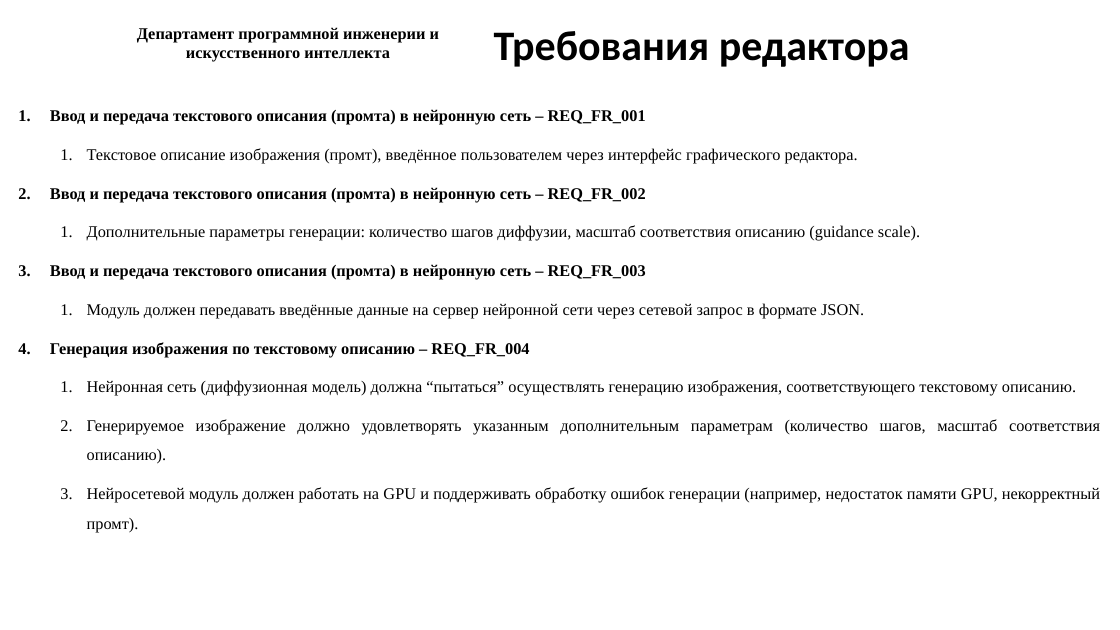
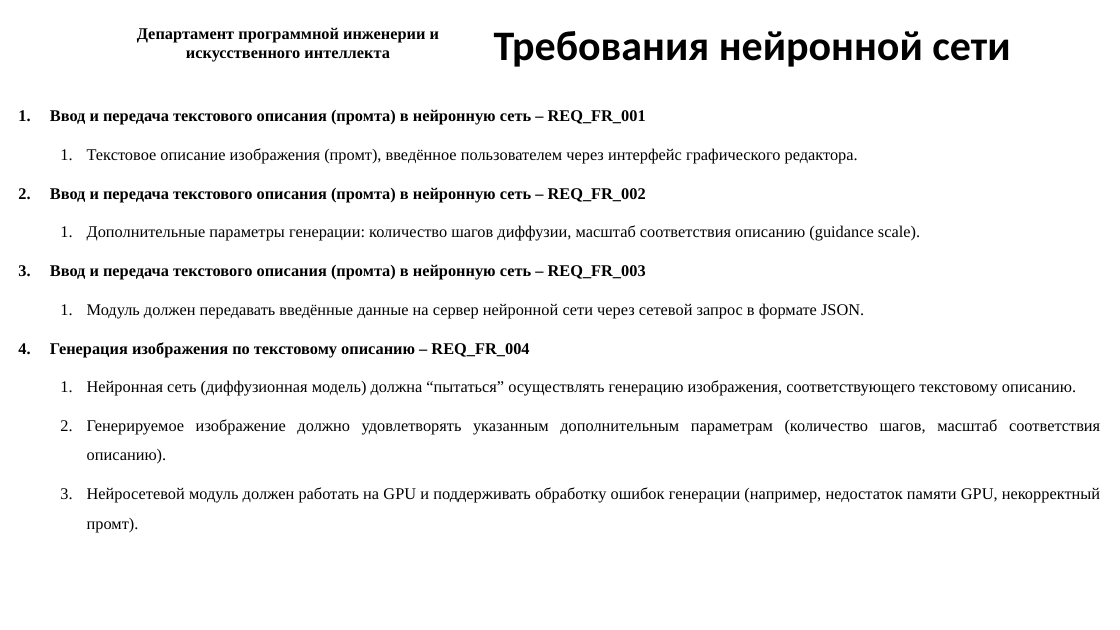
Before and after one commit to willam2007/wps, a slide deck: slide 6 of HomeWork2/presentation.pptx. Drawn at 1120x630 pixels with LibreOffice and Linux fonts; fonts in the diff are those of the drawing; background and template pictures are left out. Boxes give left, top, right and bottom in pixels: in the first picture for what was removed or moved away, otherwise in the second. Text is boxed around its words. In the diff, an @@ line names an element or a change of style, - is before the commit and + after.

```diff
--- a/HomeWork2/presentation.pptx
+++ b/HomeWork2/presentation.pptx
@@ text at box(494, 31, 1010, 67): text changed @@
-Требования редактора
+Требования нейронной сети
```
Also in this commit, not shown: 4 other slides changed, 1 slide added.
